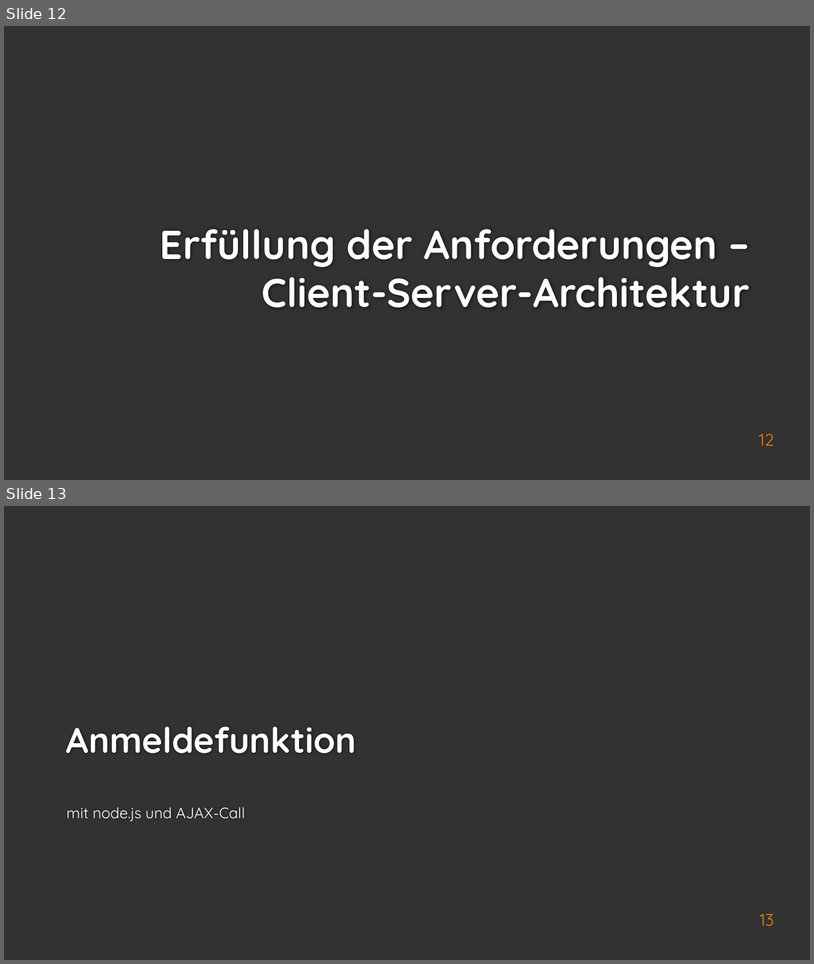
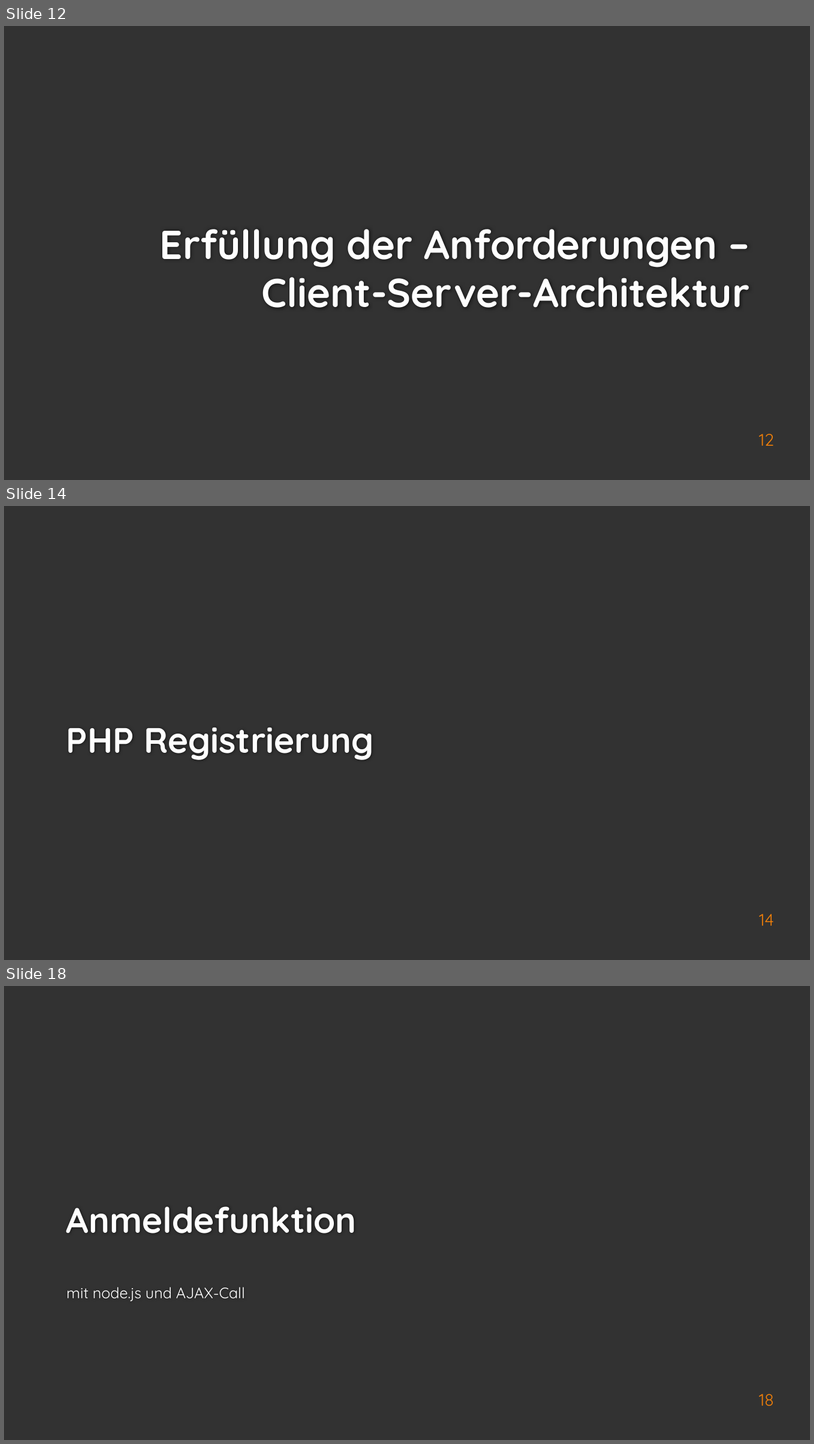
Before and after one commit to Jerobeam/OperationSteinkopfadler, a slide deck: WebProjekt.pptx. Shown one above the other, each under a label of ours: slides 12 and 13 before the commit, slides 12, 14 and 18 after it; the slides between them are not shown. The pictures are 814x964 and 814x1444 pixels, drawn with LibreOffice and Linux fonts; fonts in the diff are those of the drawing; background and template pictures are left out. Boxes give left, top, right and bottom in pixels: in the first picture for what was removed or moved away, otherwise in the second. Text is boxed around its words. In the diff, an @@ line names an element or a change of style, - is before the commit and + after.

```diff
--- a/WebProjekt.pptx
+++ b/WebProjekt.pptx
@@ slide 14 added at (4,506,810,960), background #323232 @@
@@ title added at (66,727,374,760), 42 pt, text #FEFEFE, bold @@
+PHP Registrierung
@@ page number added at (759,913,774,925), 20 pt, text #F07F09 @@
+14
@@ what was slide 13 is now slide 18 @@
@@ page number at (759,1393,774,1405): text changed @@
-13
+18
```
Also in this commit, not shown: 4 other slides added.
